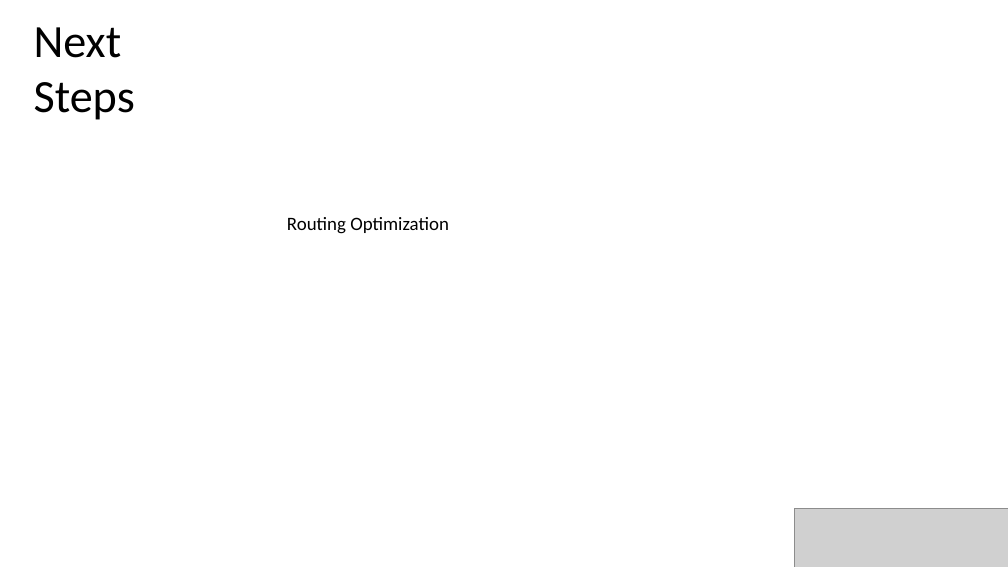
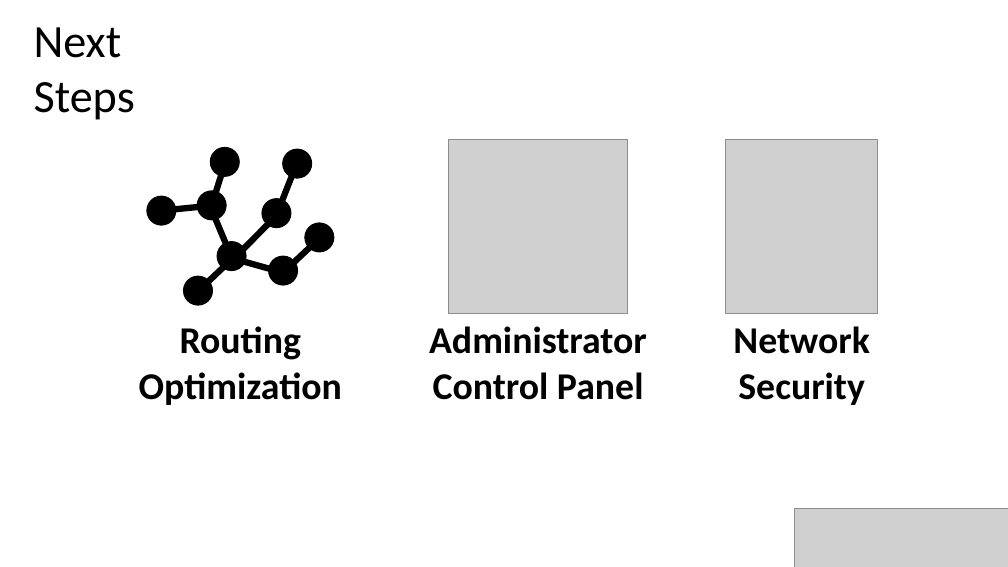
Before and after one commit to gregjhansell97/hive-map, a slide deck: slide 7 of presentation.pptx. Drawn at 1008x567 pixels with LibreOffice and Linux fonts; fonts in the diff are those of the drawing; grey boxes stand for pictures. Boxes give left, top, right and bottom in pixels: in the first picture for what was removed or moved away, otherwise in the second. Text is boxed around its words. In the diff, an @@ line names an element or a change of style, - is before the commit and + after.

```diff
--- a/presentation.pptx
+++ b/presentation.pptx
@@ picture added at (449,139,628,313) @@
@@ picture added at (725,139,877,313) @@
@@ group added at (147,147,333,305): 9 ellipses, 8 lines @@
@@ text at (139,326,342,405): text changed; size 18 to 36 pt; bold on @@
-Routing Optimization
+Routing
+Optimization
@@ text added at (429,326,647,400), 36 pt, text #000000, bold @@
+Administrator
+Control Panel
@@ text added at (733,326,869,405), 36 pt, text #000000, bold @@
+Network
+Security
```
Also in this commit, not shown: 2 other slides changed, 2 other files.
